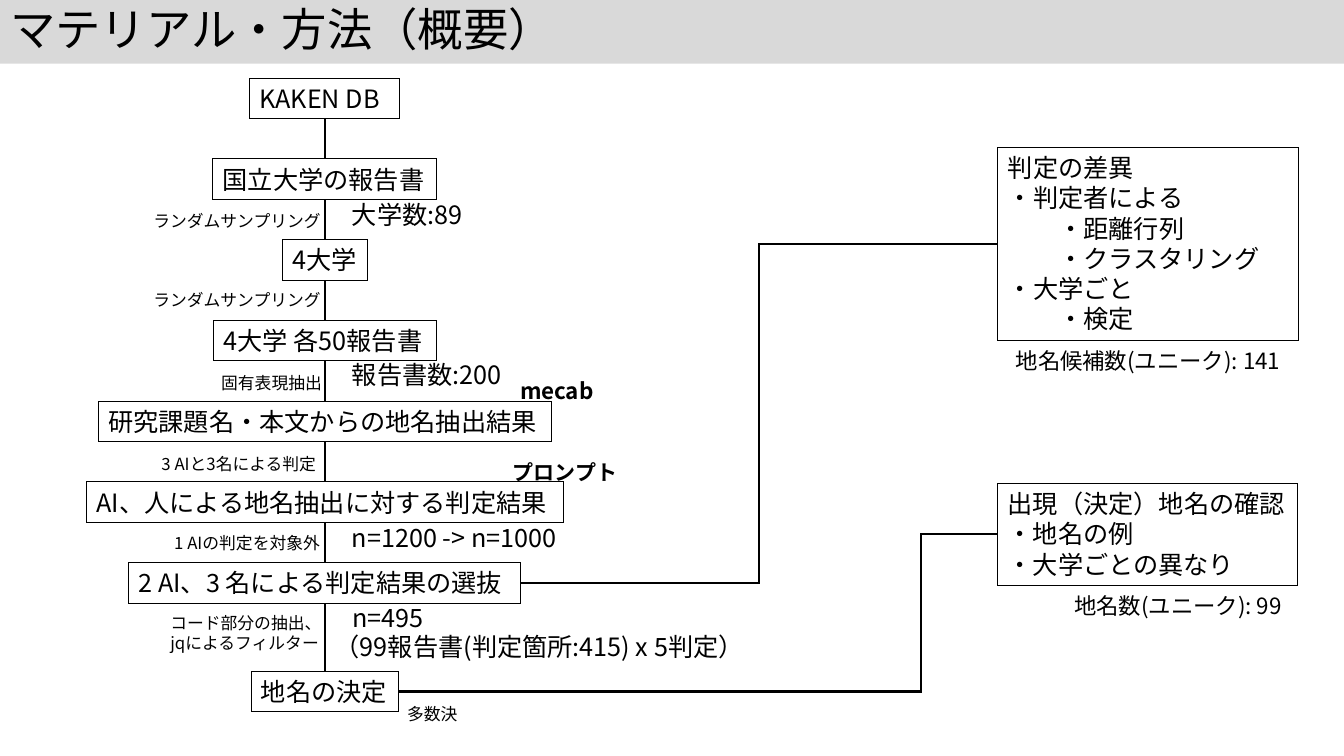
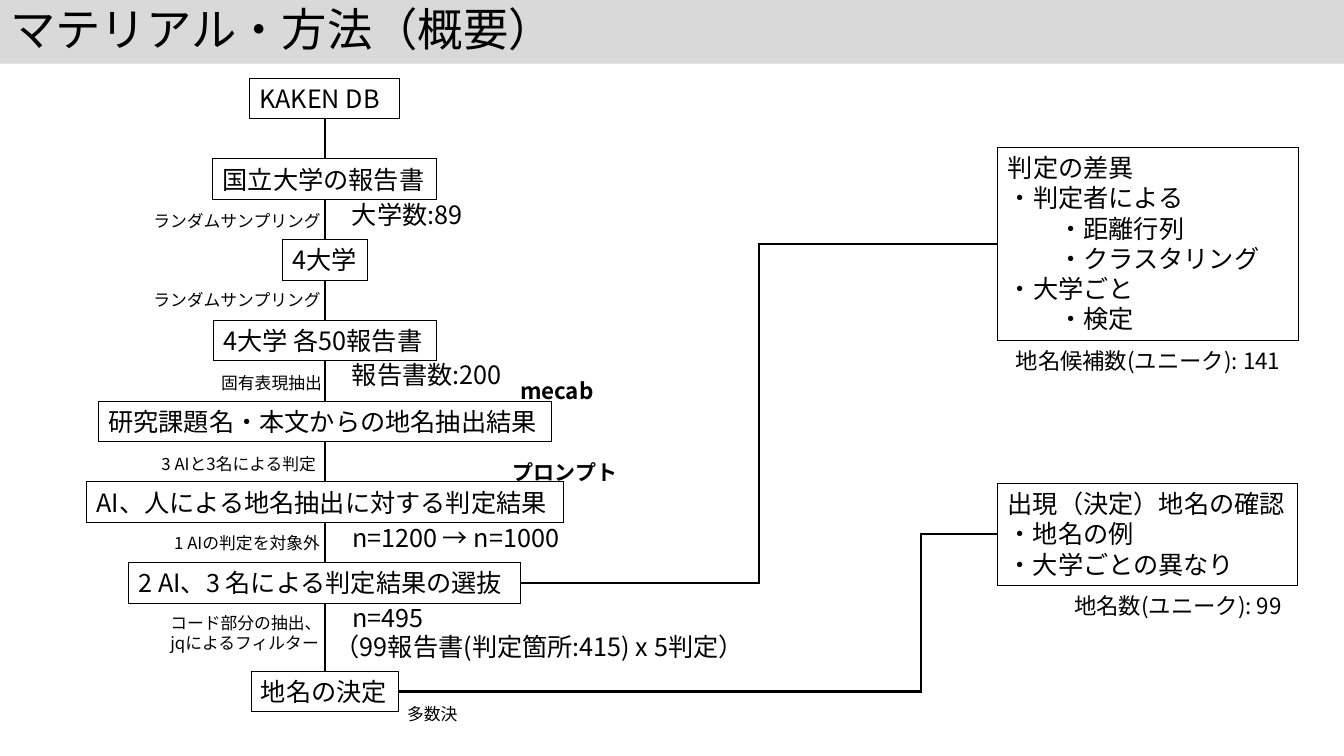
Before and after one commit to kouamano/nihongo-region-name-extract, a slide deck: slide 8 of jsik2026taikai.pptx. Drawn at 1344x756 pixels with LibreOffice and Linux fonts; fonts in the diff are those of the drawing. Boxes give left, top, right and bottom in pixels: in the first picture for what was removed or moved away, otherwise in the second. Text is boxed around its words. In the diff, an @@ line names an element or a change of style, - is before the commit and + after.

```diff
--- a/jsik2026taikai.pptx
+++ b/jsik2026taikai.pptx
@@ text at [352, 522, 559, 548]: text changed @@
-n=1200 -> n=1000
+n=1200 → n=1000
```
Also in this commit, not shown: 4 other slides changed.
